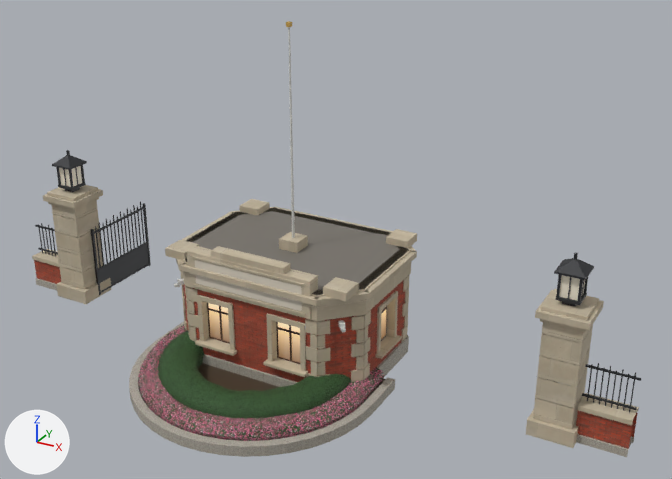
The glTF model assets/models/env/second_ai/campus_gate.glb as it was, and as the next commit left it.
One viewpoint serves both versions: a 50 mm lens placed at (12.9, -20.5, 14.3), pointed at (1.8, -0.5, 4.3). The lights are fixed; the arrows at lower left show +X, +Y and +Z. The older version comes first. Where no turn or scale is listed for an object, it has been applied to the vertices. Vertices at exactly the same position are counted once.

In view in the first picture: 'PLATE_FACE_GATE_OUT', 'ck_trim', 'gt_base', 'gt_flower', 'gt_glass', 'gt_hedge', 'gt_lamp', 'gt_wall', 'wz_vc_gt'.
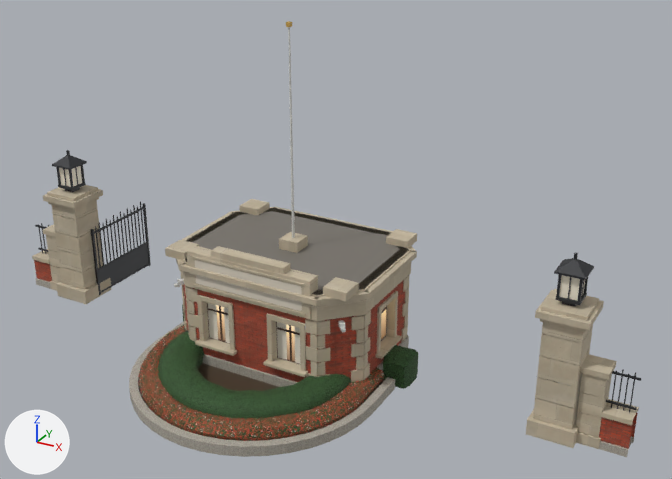
What differs and where, as boxes [x1, y1, x2, y2] in the pictures (672 x 479 px; the box of a moved part takes in the faces that stretch with it):
'ck_trim', reshaped
    before: [32, 185, 639, 448]
    after: [32, 185, 639, 449]
'gt_hedge', reshaped (35% wider, 28% taller)
    before: [158, 330, 351, 418]
    after: [158, 305, 418, 418]
'gt_flower', surface changed (darker)
    both: [139, 325, 385, 441]
part 1 of me_ck_trim, added (mostly hidden)
    after: [50, 280, 59, 291]
part 2 of me_ck_trim, added (mostly hidden)
    after: [48, 249, 60, 268]
part 3 of me_ck_trim, added (mostly hidden)
    after: [46, 235, 58, 252]
part 4 of me_ck_trim, added
    after: [43, 224, 66, 237]
part 5 of me_ck_trim, added
    after: [576, 432, 601, 449]
part 6 of me_ck_trim, added (brown)
    after: [578, 388, 610, 418]
part 7 of me_ck_trim, added (brown)
    after: [580, 373, 612, 398]
part 8 of me_ck_trim, added (beige)
    after: [580, 354, 617, 380]
part 9 of me_ck_trim, built on
    before: [32, 249, 60, 267]
    after: [32, 249, 61, 282]
part 10 of me_ck_trim, reshaped
    before: [577, 393, 639, 425]
    after: [576, 399, 639, 437]
part 11 of me_gt_hedge, added (green)
    after: [383, 345, 418, 389]
part 12 of me_gt_wall, moved or reshaped
    before: [34, 260, 61, 284]
    after: [34, 260, 58, 282]
part 13 of me_gt_wall, moved or reshaped
    before: [576, 411, 638, 449]
    after: [599, 412, 638, 449]
part 14 of me_wz_vc_gt, deleted
    before: [587, 363, 611, 406]
part 15 of me_wz_vc_gt, built on
    before: [35, 225, 58, 257]
    after: [38, 227, 48, 252]
part 16 of me_wz_vc_gt, moved or reshaped
    before: [582, 364, 641, 410]
    after: [606, 371, 641, 410]
part 17 of me_wz_vc_gt, added
    after: [208, 303, 300, 364]

The change, as a diff of the scene's bpy script:
```diff
--- a/assets/models/env/second_ai/campus_gate.glb.py
+++ b/assets/models/env/second_ai/campus_gate.glb.py
@@ mat_gt_hedge_flower @@
 mat_gt_hedge_flower = principled_material('gt_hedge_flower')
-mat_gt_hedge_flower.texture = img_azalea_flower
+mat_gt_hedge_flower.texture = img_ixora_flower
 mat_gt_hedge_flower.roughness = 0.8
@@ me_ck_trim @@
-me_ck_trim.from_pydata(...)  # 1314 vertices, 1722 faces; spans x -10.0..10.0, y -2.2..2.8, z 0.0..3.9
+me_ck_trim.from_pydata(...)  # 1442 vertices, 1862 faces; spans x -10.0..10.0, y -2.2..2.8, z 0.0..3.9
+# me_ck_trim part 1: the loose piece of 8 vertices spanning x -8.7..-7.5, y -0.6..0.6, z 0.0..0.4 is copied, and the copy is scaled about its middle by (0.565, 0.565, 0.667), then moved by (-0.9, 0.0, -0.1); it spans x -9.3..-8.6, y -0.3..0.3, z 0.0..0.3
+# me_ck_trim part 2: the loose piece of 8 vertices spanning x -8.6..-7.6, y -0.5..0.5, z 1.1 is copied, and the copy is scaled about its middle by (0.625, 0.625, 37.7), then moved by (-0.8, 0.0, 0.1); it spans x -9.2..-8.6, y -0.3..0.3, z 0.9..1.5
+# me_ck_trim part 3: the loose piece of 8 vertices spanning x -8.6..-7.6, y -0.5..0.5, z 1.7 is copied, and the copy is scaled about its middle by (0.625, 0.625, 37.7), then moved by (-0.8, 0.0, 0.1); it spans x -9.2..-8.6, y -0.3..0.3, z 1.5..2.0
+# me_ck_trim part 4: a new loose piece, a box spanning x -9.31..-8.59, y -0.36..0.36, z 2.05..2.2, in mat_ck_trim
+# me_ck_trim part 5: the loose piece of 8 vertices spanning x 7.5..8.7, y -0.6..0.6, z 0.0..0.4 is copied, and the copy is scaled about its middle by (0.565, 0.565, 0.667), then moved by (0.9, 0.0, -0.1); it spans x 8.6..9.3, y -0.3..0.3, z 0.0..0.3
+# me_ck_trim part 6: the loose piece of 8 vertices spanning x 7.6..8.6, y -0.5..0.5, z 1.1 is copied, and the copy is scaled about its middle by (0.625, 0.625, 37.7), then moved by (0.8, 0.0, 0.1); it spans x 8.6..9.2, y -0.3..0.3, z 0.9..1.5
+# me_ck_trim part 7: the loose piece of 8 vertices spanning x 7.6..8.6, y -0.5..0.5, z 1.7 is copied, and the copy is scaled about its middle by (0.625, 0.625, 37.7), then moved by (0.8, 0.0, 0.1); it spans x 8.6..9.2, y -0.3..0.3, z 1.5..2.0
+# me_ck_trim part 8: a new loose piece, a box spanning x 8.59..9.31, y -0.36..0.36, z 2.05..2.2, in mat_ck_trim
+# me_ck_trim part 9: 2 vertices moved within x -8.6, y -0.3..0.3, z 0.9; 2 vertices removed from x -8.6, y -0.3..0.3, z 1.1; 10 vertices added at x -9.2..-8.6, y -0.3..0.3, z 0.3..1.1
+# me_ck_trim part 10: 2 vertices moved within x 8.6, y -0.3..0.3, z 0.9; 2 vertices removed from x 8.6, y -0.3..0.3, z 1.1; 10 vertices added at x 8.6..9.2, y -0.3..0.3, z 0.3..1.1
+# other edits to the shape of me_ck_trim do not show in these pictures
 me_ck_trim.materials.append(mat_ck_trim)
@@ me_gt_hedge @@
-me_gt_hedge.from_pydata(...)  # 207 vertices, 366 faces; spans x -2.81..2.81, y -4.51..-0.3, z 0.22..0.9
+me_gt_hedge.from_pydata(...)  # 255 vertices, 442 faces; spans x -3.9..3.9, y -4.51..0.75, z 0.0..0.91
+# me_gt_hedge part 11: a new loose piece of 24 vertices spanning x 3.08..3.9, y -0.2..0.75, z 0.0..0.91, in mat_gt_hedge_leaf (picture img_azalea_leaves)
+# other edits to the shape of me_gt_hedge do not show in these pictures
 me_gt_hedge.materials.append(mat_gt_hedge_leaf)
@@ me_gt_wall @@
 me_gt_wall.from_pydata(...)  # 82 vertices, 64 faces; spans x -10.0..10.0, y -2.0..2.6, z 0.0..2.6
+# me_gt_wall part 12
+for i in [1, 2, 5, 6]: me_gt_wall.vertices[i].co += Vector((-0.6, 0.0, 0.0))
+# me_gt_wall part 13
+for i in [8, 11, 12, 15]: me_gt_wall.vertices[i].co += Vector((0.6, 0.0, 0.0))
 me_gt_wall.materials.append(mat_ck_wall)
@@ me_wz_vc_gt @@
-me_wz_vc_gt.from_pydata(...)  # 971 vertices, 1135 faces; spans x -10.0..10.0, y -5.1..2.7, z 0.1..9.7
+me_wz_vc_gt.from_pydata(...)  # 923 vertices, 1063 faces; spans x -10.0..10.0, y -5.1..2.7, z 0.1..9.7
+# me_wz_vc_gt part 14: 7 loose pieces with 56 vertices, spanning x -9.1..9.3, y 0.0, z 1.1..2.2, are deleted
+# me_wz_vc_gt part 15: 4 vertices moved from x -8.6, y 0.0, z 1.2 to x -9.2, y 0.0, z 1.2; 10 vertices removed from x -9.3..-8.6, y 0.0, z 1.1..2.1; 2 vertices added at x -9.2, y 0.0, z 2.0
+# me_wz_vc_gt part 16: 8 vertices moved from x 8.6, y 0.0, z 1.2..2.1 to x 9.2, y 0.0, z 1.2..2.1
+# me_wz_vc_gt part 17: 16 vertices added at x -1.6..1.6, y -1.8, z 1.0..2.2
 me_wz_vc_gt.materials.append(mat_wz_vc_gt)
```
